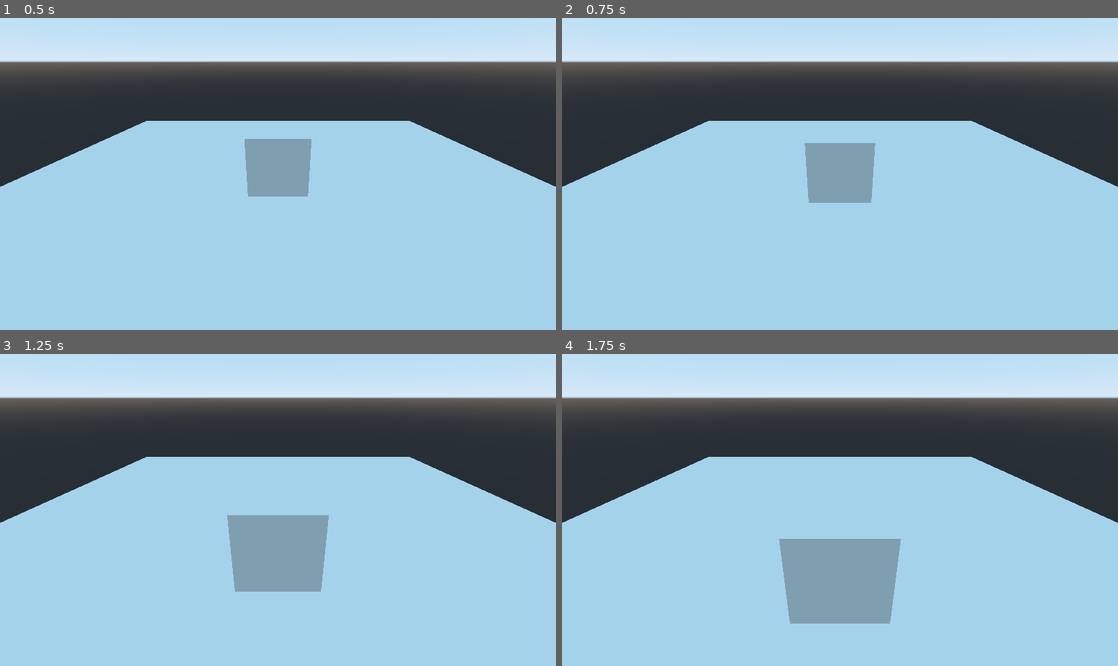
Above: before the commit, frames 1-4 (two rows, left to right).
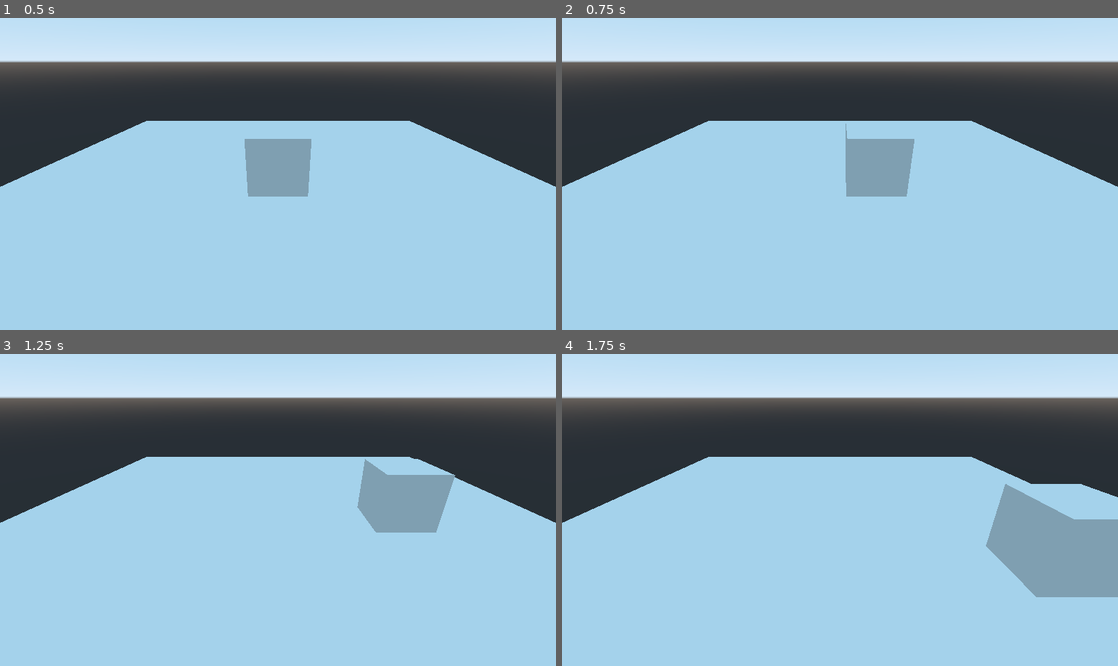
Above: after the commit, the same moments.

Repository: MartinPlusPlus/MnJ-Game
Game: Godot game, scene res://Level0.tscn
Same seed, same stepped clock (60 frames per second), same inputs: the game is played once before the commit and once after it. The project has no main scene, so this scene is started directly.
Inputs:
- Up to frame 1 (0.5 s): no input
- Up to frame 2 (0.75 s): tap Enter at 0.5 s; hold Right (ui_right) from 0.53 s (still down); hold S (move_bwd) from 0.53 s (still down)
- Up to frame 3 (1.25 s): keep holding Right (ui_right); keep holding S (move_bwd)
- Up to frame 4 (1.75 s): release Right (ui_right) at 1.28 s; release S (move_bwd) at 1.28 s; hold Down (ui_down) from 1.28 s (still down); tap W (move_fw) at 1.35 s

Frame 1 is identical in both runs. In frame 2, 2.7% of the frame differs, in the area x 43-64%, y 33-60%; in frame 3, 7.0%; in frame 4, 12%, in the area x 39-100%, y 41-87%.

Commit message:
added another physics option but havent added gravity to it

Diff:
--- a/Level0.tscn
+++ b/Level0.tscn
@@ -19,8 +19,8 @@
 
 [node name="CSGBox" type="CSGBox" parent="RigidBody"]
 
+[node name="player" parent="." instance=ExtResource( 1 )]
+script = ExtResource( 2 )
+
 [node name="Camera" type="Camera" parent="."]
 transform = Transform( 1, 0, 0, 0, 0.909954, 0.414709, 0, -0.414709, 0.909954, 0, 4.10431, 7.63578 )
-
-[node name="player" parent="." instance=ExtResource( 1 )]
-script = ExtResource( 2 )
--- a/Player.gd
+++ b/Player.gd
@@ -2,18 +2,19 @@
 
 
 var gravity = -9.8
-var velocity = Vector3()
+var velocity = Vector3(0,0,0)
 var camera
 
-const SPEED = 6
+const SPEED = 0.1
 const ACCELERATION = 3
 const DEACCELERATION = 5
 
 
 # Called when the node enters the scene tree for the first time.
 func _ready():
+	"""
 	camera = get_parent().get_node("Camera").get_global_transform()
-
+	"""
 
 # Called every frame. 'delta' is the elapsed time since the previous frame.
 #func _process(delta):
@@ -21,7 +22,7 @@
 
 func _physics_process(delta):
 	var dir = Vector3()
-
+	"""
 	if (Input.is_action_pressed("move_fw")):
 		dir += -camera.basis[2]
 	if (Input.is_action_pressed("move_bwd")):
@@ -51,3 +52,27 @@
 	velocity.z = hv.z
 
 	velocity = move_and_slide(velocity, Vector3(0, 1, 0))
+	"""
+	if Input.is_action_pressed("ui_right") and Input.is_action_pressed("ui_left"):
+		velocity.x = lerp(velocity.x,0,0.1)
+	elif Input.is_action_pressed("ui_right"):
+		velocity.x = SPEED
+	elif Input.is_action_pressed("ui_left"):
+		velocity.x = -SPEED
+
+	else:
+		velocity.x = lerp(velocity.x,0,0.1)
+
+	if Input.is_action_pressed("ui_up") and Input.is_action_pressed("ui_down"):
+		velocity.z = lerp(velocity.z,0,0.1)
+	elif Input.is_action_pressed("ui_up"):
+		velocity.z = -SPEED
+	elif Input.is_action_pressed("ui_down"):
+		velocity.z = SPEED
+
+	else:
+		velocity.z = lerp(velocity.z,0,0.1)
+
+	velocity = move_and_slide(velocity)
+	translate(velocity)
+	print(velocity)
--- /dev/null
+++ b/import example.tscn
@@ -0,0 +1,3 @@
+[gd_scene format=2]
+
+[node name="Spatial" type="Spatial"]
